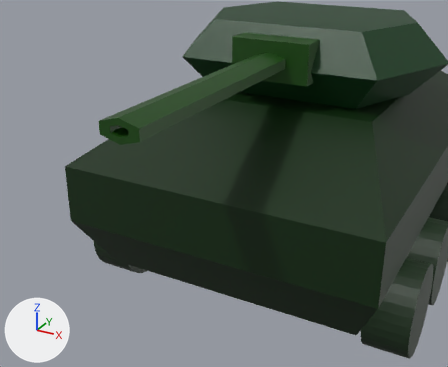
Two versions of the Blender file assets/tank/tank.blend, one commit apart.
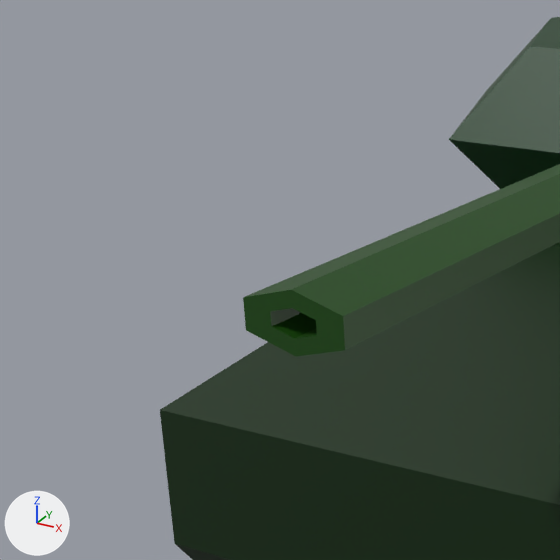
Each version is shown whole from a camera (50 mm lens) standing at (3.16, -8.32, 3.65) and looking at (1.11, -4.58, 1.78), then close up on the part from 0% to 51% of the width and 0% to 62% of the height. The axes (+X, +Y, +Z) are drawn at lower left. The lights are the same throughout.

Script lines for the objects in view, before the commit:
```python
me_cube = bpy.data.meshes.new('Cube')
me_cube.from_pydata(...)  # 528 vertices, 286 faces; spans x -1.12..1.12, y -1.0..1.0, z -1.27..1.37
# faces by material slot: [14, 272]
me_cube.materials.append(mat_body)  # black #022800
me_cube.materials.append(mat_wheels)  # dark green #172f17
me_cube_001 = bpy.data.meshes.new('Cube.001')
me_cube_001.from_pydata(...)  # 18 vertices, 16 faces; spans x -1.88..1.88, y -1.33..1.33, z 2.09..3.03
me_cube_001.materials.append(mat_material_001)  # dark green #043a13
me_cube_002 = bpy.data.meshes.new('Cube.002')
me_cube_002.from_pydata(...)  # 32 vertices, 26 faces; spans x -1.0..1.0, y -13.87..0.0, z -1.0..1.0
me_cube_002.materials.append(mat_material)  # dark green #134800
ob_barrel = bpy.data.objects.new('Barrel', me_cube_002)
ob_barrel.parent = ob_turret
ob_barrel.matrix_parent_inverse = Matrix(((1.0, 0.0, 0.0, 0.0), (0.0, 1.0, 0.0, 0.0), (0.0, 0.0, 1.0, 0.691), (0.0, 0.0, 0.0, 1.0)))
ob_barrel.location = (0.0, -0.925, 1.969)
ob_barrel.scale = (0.511, 0.251, 0.251)
ob_body = bpy.data.objects.new('Body', me_cube)
ob_body.location = (0.0, 0.0, 0.0)
ob_body.scale = (2.01, 3.01, 1.0)
ob_turret = bpy.data.objects.new('Turret', me_cube_001)
ob_turret.parent = ob_body
ob_turret.matrix_parent_inverse = Matrix(((0.498, 0.0, 0.0, 0.0), (0.0, 0.332, 0.0, 0.0), (0.0, 0.0, 0.996, 0.0), (0.0, 0.0, 0.0, 1.0)))
ob_turret.location = (0.0, 0.0, -0.691)
```
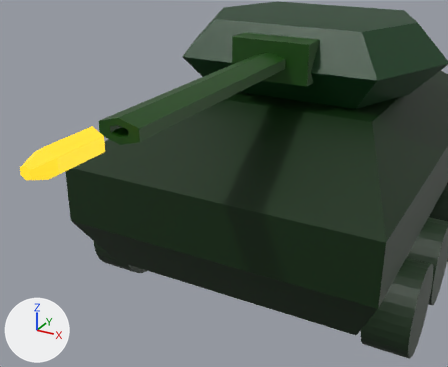
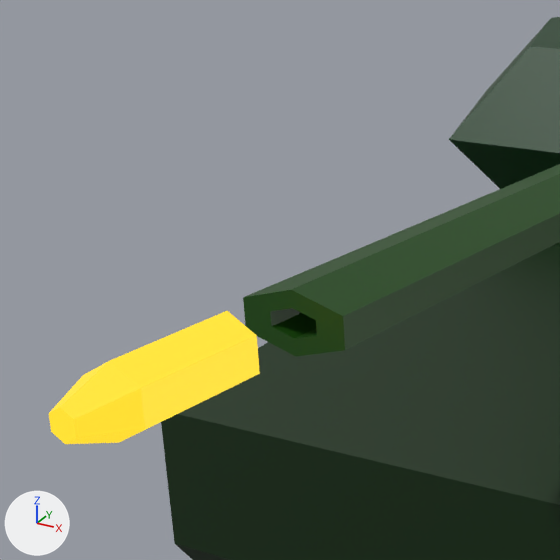
Commit message: tank and shell

Where the change shows, as pixel boxes [x1, y1, x2, y2] in the close-ups (560 x 560 px):
'Shell', added (yellow): after [49, 311, 260, 444]

Patch to the scene script:
```diff
--- a/assets/tank/tank.blend.py
+++ b/assets/tank/tank.blend.py
@@ mat_material_002 @@
+mat_material_002 = principled_material('Material.002')
+mat_material_002.base_color = (0.121, 0.106, 0.0171)  # dark yellow #625c23
+mat_material_002.emission_color = (1.0, 0.688, 0.0153)  # yellow #ffd821
+mat_material_002.emission_strength = 1.0
@@ me_cylinder @@
+me_cylinder.from_pydata([(0.0, 0.13, -0.265), (0.0, 0.13, 0.265), (0.113, 0.065, -0.265), (0.113, 0.065, 0.265), (0.113, -0.065, -0.265), (0.113, -0.065, 0.265), (0.0, -0.13, -0.265), (0.0, -0.13, 0.265), (-0.113, -0.065, -0.265), (-0.113, -0.065, 0.265), (-0.113, 0.065, -0.265), (-0.113, 0.065, 0.265), (0.049, 0.028, 0.471), (0.0, 0.057, 0.471), (0.049, -0.028, 0.471), (0.0, -0.057, 0.471), (-0.049, -0.028, 0.471), (-0.049, 0.028, 0.471)], [], [(0, 1, 3, 2), (2, 3, 5, 4), (4, 5, 7, 6), (6, 7, 9, 8), (9, 7, 15, 16), (8, 9, 11, 10), (10, 11, 1, 0), (0, 2, 4, 6, 8, 10), (12, 13, 17, 16, 15, 14), (5, 3, 12, 14), (11, 9, 16, 17), (3, 1, 13, 12), (7, 5, 14, 15), (1, 11, 17, 13)])
+me_cylinder.materials.append(mat_material_002)  # dark yellow #625c23
@@ ob_shell @@
+ob_shell = bpy.data.objects.new('Shell', me_cylinder)
+ob_shell.location = (0.0, -4.994, 1.969)
+ob_shell.rotation_euler = (1.571, 0.0, 0.0)  # degrees (90, 0, 0)
```
